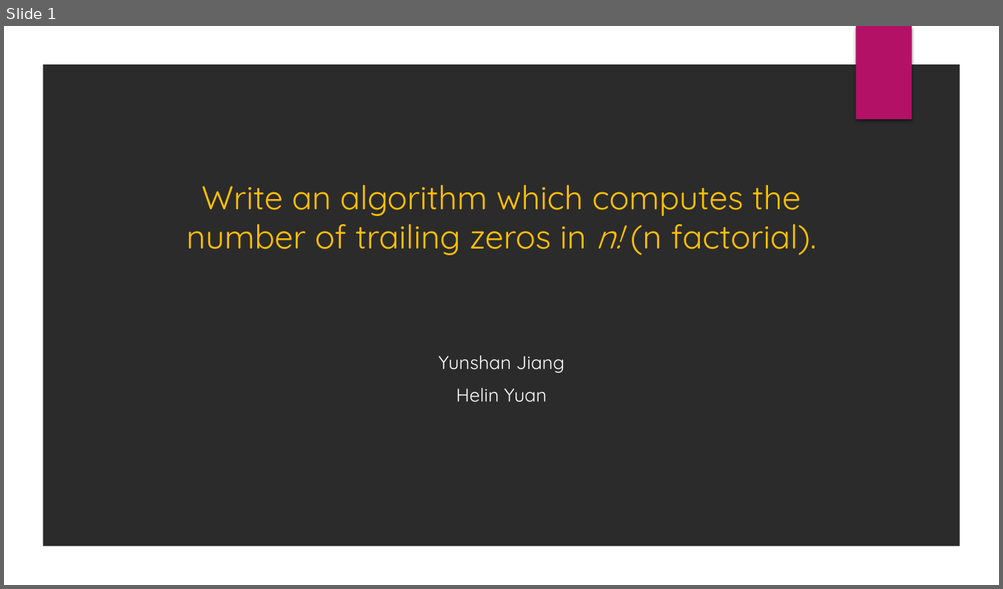
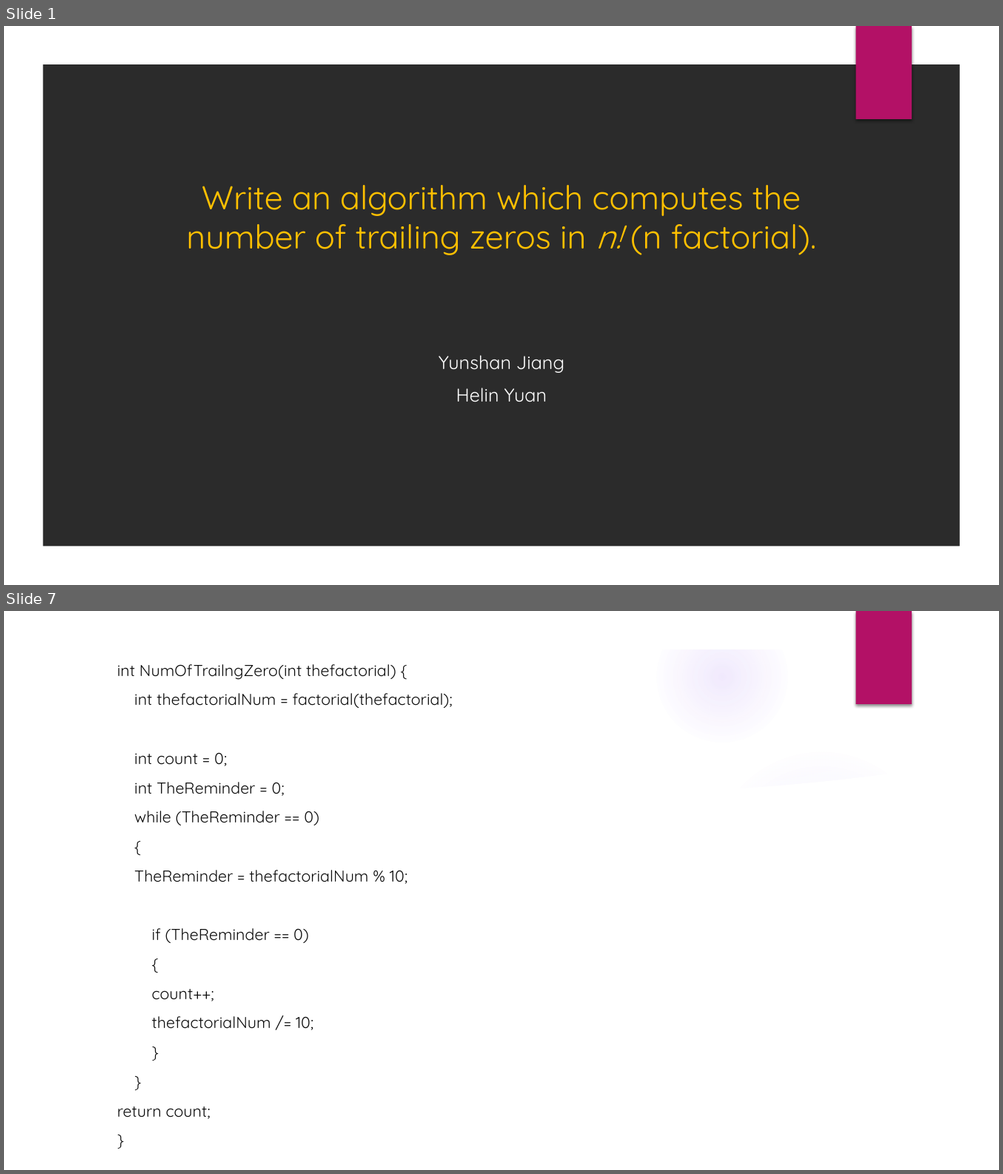
Before and after one commit to YunshanJiang/TripleTreeEngine, a slide deck: Docs/Advance programming PPT.pptx. Shown one above the other, each under a label of ours: slide 1 before the commit, slides 1 and 7 after it; the slides between them are not shown. The pictures are 1003x589 and 1003x1174 pixels, drawn with LibreOffice and Linux fonts; fonts in the diff are those of the drawing; background and template pictures are left out; a plain dark background stands for a picture behind light text. Boxes give left, top, right and bottom in pixels: in the first picture for what was removed or moved away, otherwise in the second. Text is boxed around its words. In the diff, an @@ line names an element or a change of style, - is before the commit and + after.

```diff
--- a/Docs/Advance programming PPT.pptx
+++ b/Docs/Advance programming PPT.pptx
@@ slide 7 added at (x1=4, y1=611, x2=999, y2=1170), background picture (left out); not listed: 2 template elements that a slide beside it also shows @@
@@ text added at (x1=117, y1=664, x2=452, y2=1119), 15.3 pt, text #0D0D0D @@
+int NumOfTrailngZero(int thefactorial) {
+int thefactorialNum = factorial(thefactorial);
+int count = 0;
+int TheReminder = 0;
+while (TheReminder == 0)
+{
+TheReminder = thefactorialNum % 10;
+if (TheReminder == 0)
+{
+count++;
+thefactorialNum /= 10;
+}
+}
+return count;
+}
@@ group added at (x1=4, y1=612, x2=967, y2=1170): 5 ellipses, 2 freeform shapes @@
```
Also in this commit, not shown: 5 other slides added, 32 other files.
